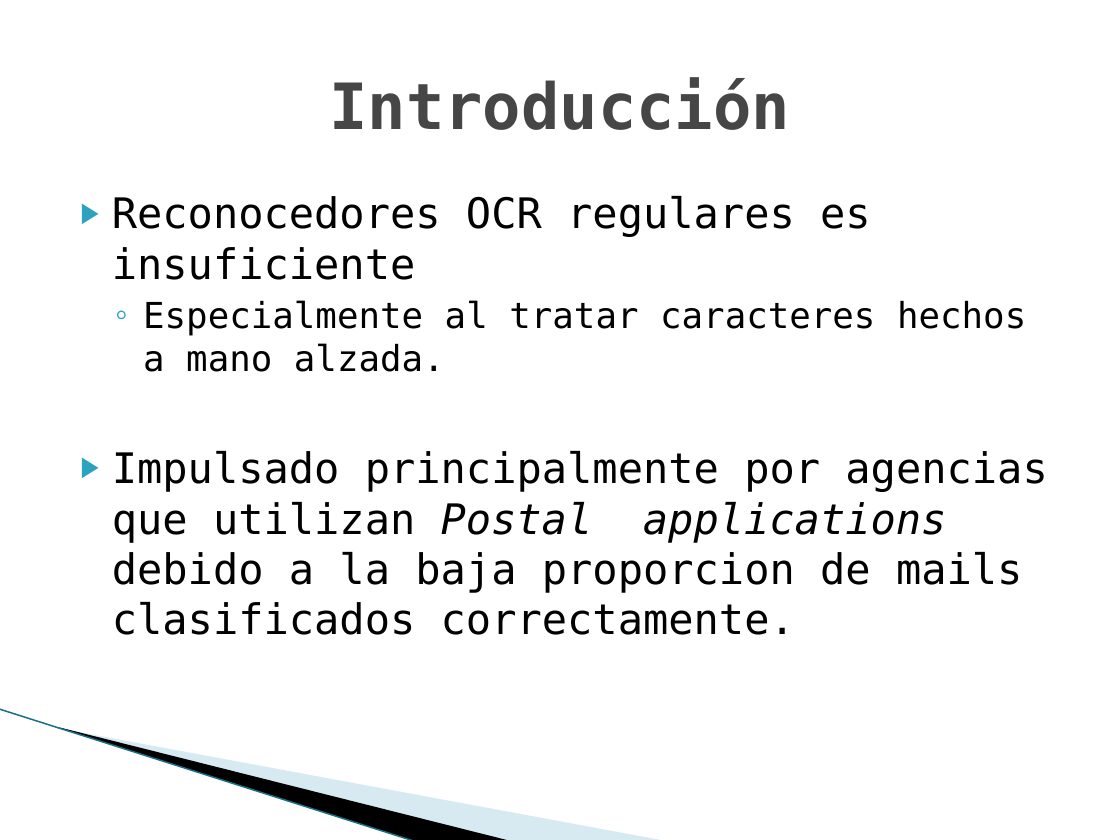
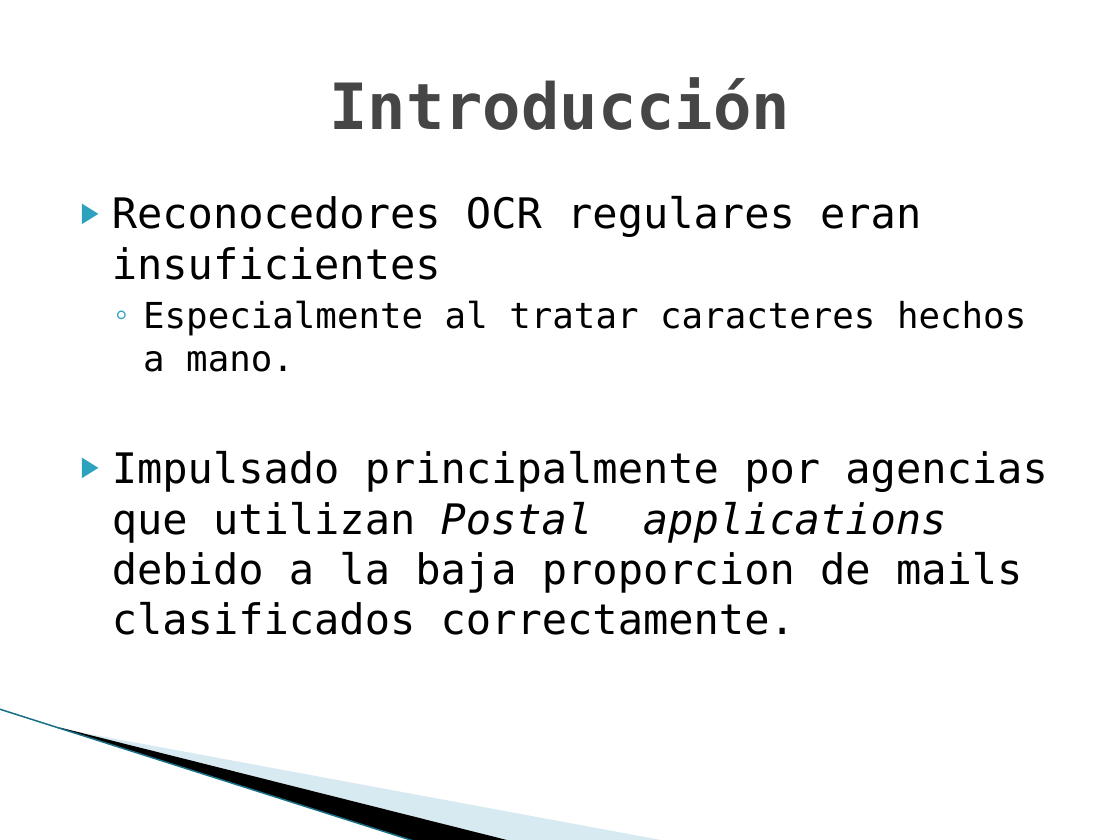
Before and after one commit to TechTinkerer42/TrabajosPracticos, a slide deck: slide 3 of doc/clase/presentacion.pptx. Drawn at 1120x840 pixels with LibreOffice and Linux fonts; fonts in the diff are those of the drawing; background and template pictures are left out. Boxes give left, top, right and bottom in pixels: in the first picture for what was removed or moved away, otherwise in the second. Text is boxed around its words. In the diff, an @@ line names an element or a change of style, - is before the commit and + after.

```diff
--- a/doc/clase/presentacion.pptx
+++ b/doc/clase/presentacion.pptx
@@ text at bbox=[112, 196, 1026, 372]: text changed @@
-▶ Reconocedores OCR regulares es insuficiente
-  ◦ Especialmente al tratar caracteres hechos a mano alzada.
+▶ Reconocedores OCR regulares eran insuficientes
+  ◦ Especialmente al tratar caracteres hechos a mano.
```
Also in this commit, not shown: 2 other slides changed, 12 slides added, 1 slide removed, 5 other files.
